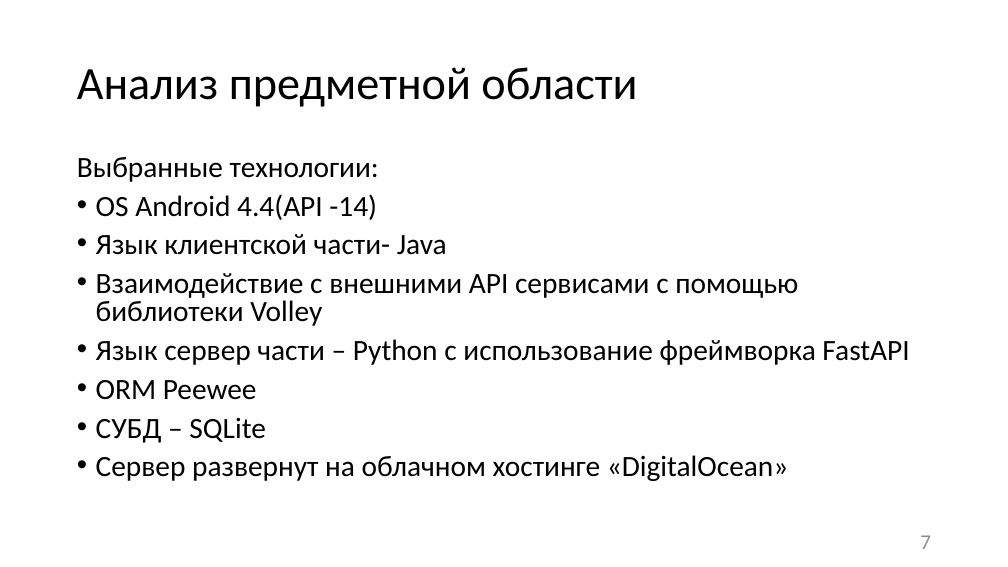
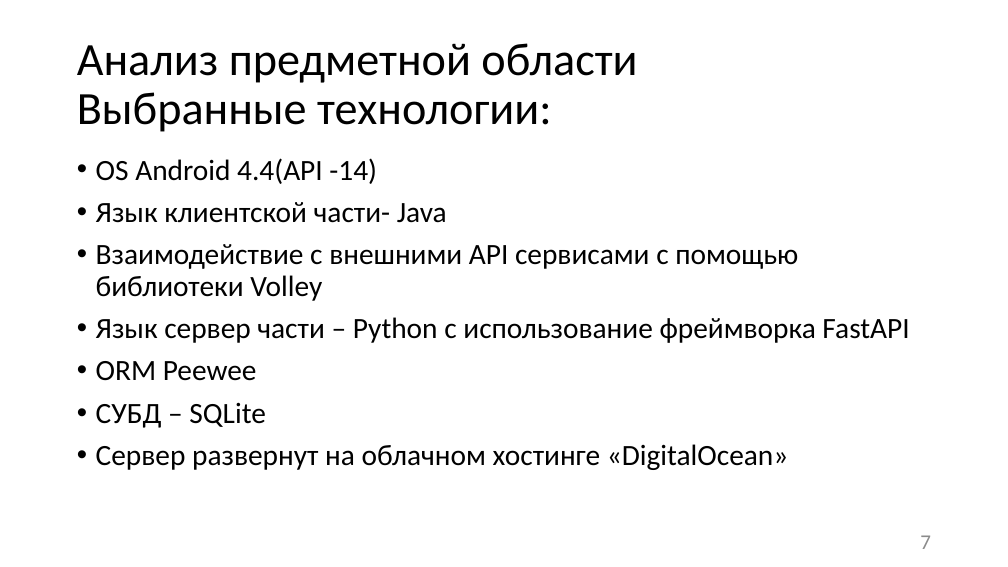
Before and after one commit to liza-dobrynina/MyCosts, a slide deck: slide 7 of Документация/Презентация.pptx. Drawn at 1008x567 pixels with LibreOffice and Linux fonts; fonts in the diff are those of the drawing. Boxes give left, top, right and bottom in pixels: in the first picture for what was removed or moved away, otherwise in the second. Text is boxed around its words. In the diff, an @@ line names an element or a change of style, - is before the commit and + after.

```diff
--- a/Документация/Презентация.pptx
+++ b/Документация/Презентация.pptx
@@ title at [77, 43, 637, 132]: text changed @@
-Анализ предметной области
+Анализ предметной области
+Выбранные технологии:
@@ text "OS Android 4.4(API -14)" at [96, 158, 909, 470]: line spacing 0.8 to 0.9 @@
@@ text at [77, 157, 379, 182]: paragraph removed @@
-Выбранные технологии:
```
Also in this commit, not shown: 4 other slides changed.
